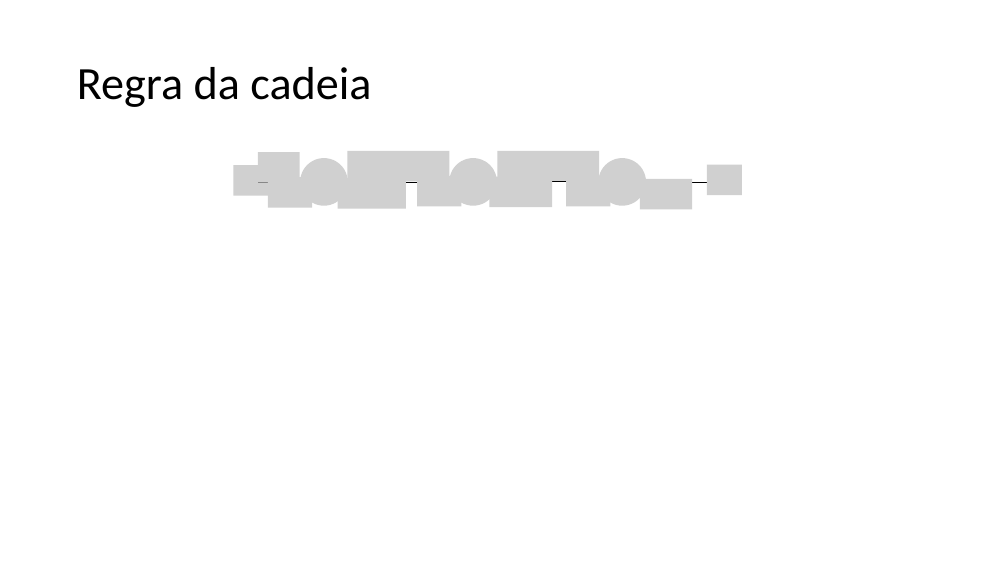
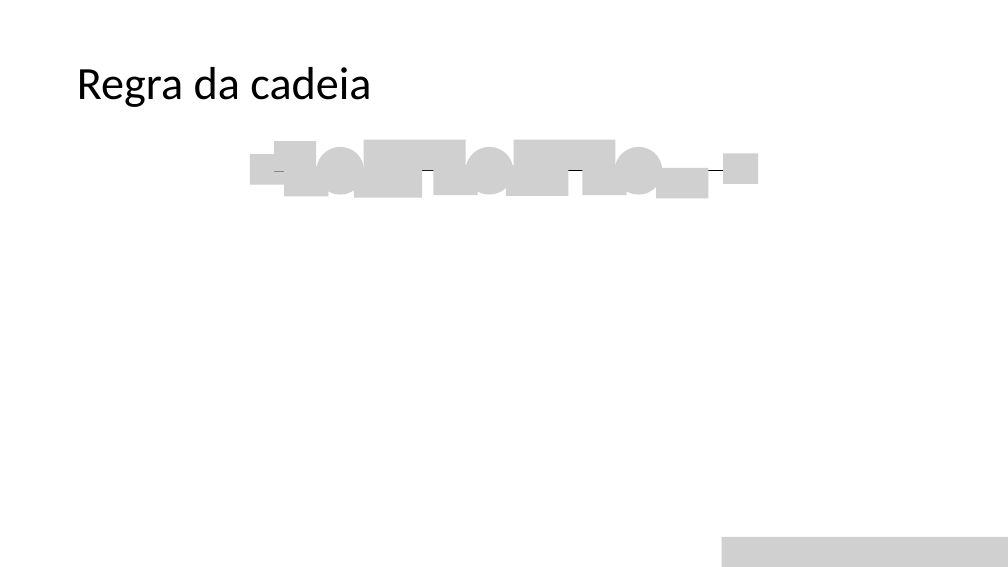
Before and after one commit to zz4fap/c24_inteligencia_artificial, a slide deck: slide 37 of slides/C24_MLP.pptx. Drawn at 1008x567 pixels with LibreOffice and Linux fonts; fonts in the diff are those of the drawing; grey boxes stand for pictures. Boxes give left, top, right and bottom in pixels: in the first picture for what was removed or moved away, otherwise in the second. Text is boxed around its words. In the diff, an @@ line names an element or a change of style, - is before the commit and + after.

```diff
--- a/slides/C24_MLP.pptx
+++ b/slides/C24_MLP.pptx
@@ 14 pictures, 4 arrows: place and size @@
-14 pictures, 4 arrows at [234, 151, 742, 209]
+14 pictures, 4 arrows at [250, 140, 758, 198]
@@ picture added at [722, 537, 1008, 567] @@
```
Also in this commit, not shown: 6 other slides changed, 1 other file.
